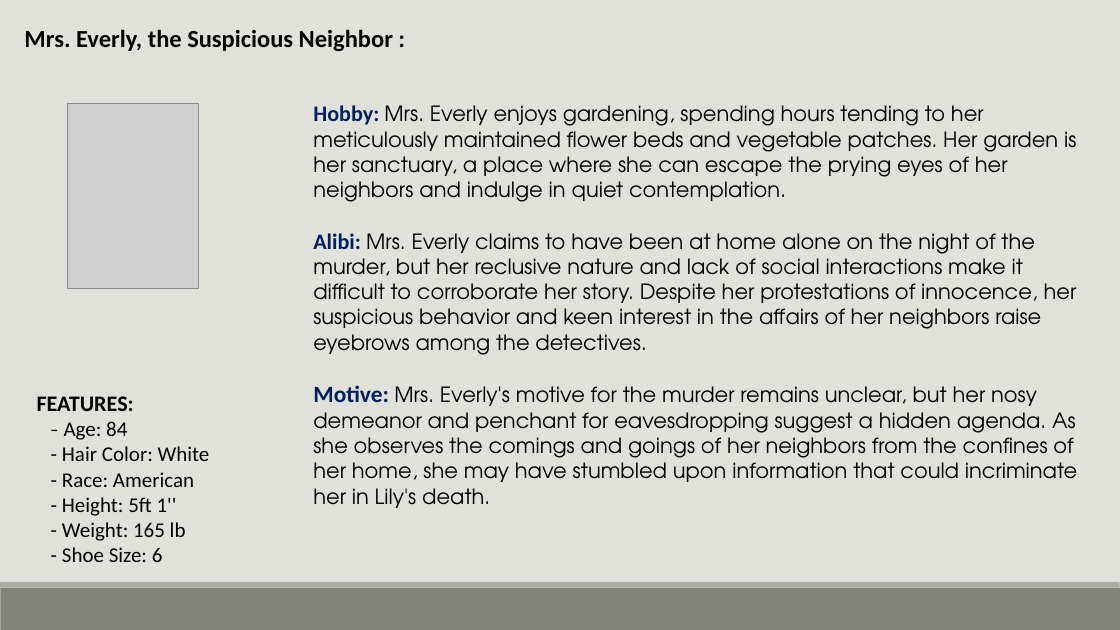
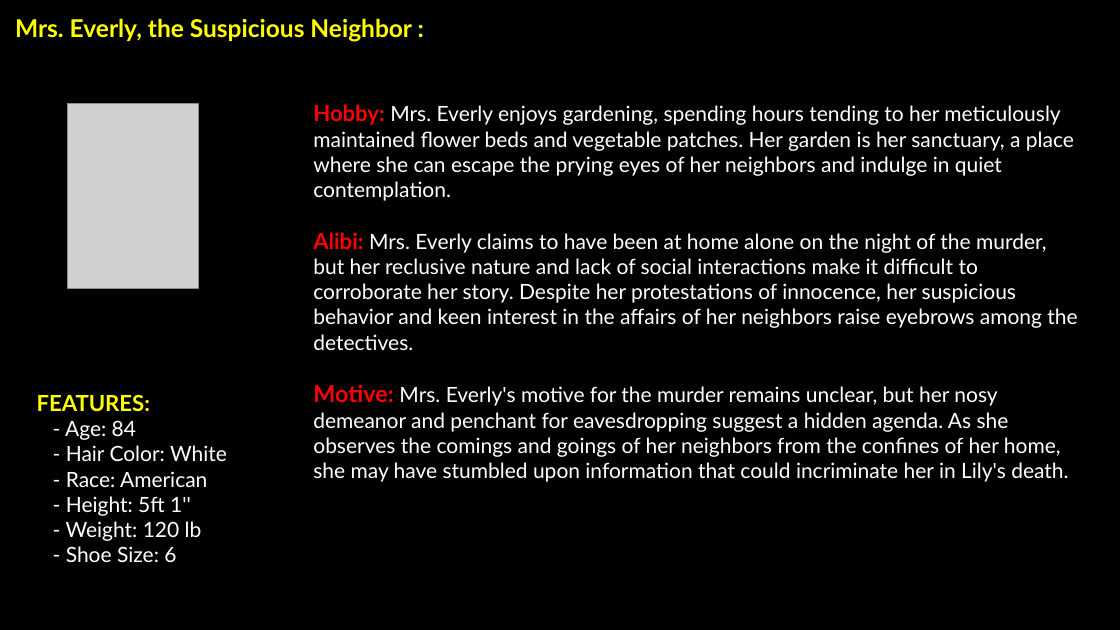
Before and after one commit to 19Naveen/Detective_Coding, a slide deck: slide 6 of Description.pptx (slide 5 before the commit). Drawn at 1120x630 pixels with LibreOffice and Linux fonts; fonts in the diff are those of the drawing; grey boxes stand for pictures; background and template pictures are left out. Boxes give left, top, right and bottom in pixels: in the first picture for what was removed or moved away, otherwise in the second. Text is boxed around its words. In the diff, an @@ line names an element or a change of style, - is before the commit and + after.

Commit message:
Changed the font style and color

```diff
--- a/Description.pptx
+++ b/Description.pptx
@@ background #E1E1DB to picture (left out) @@
@@ text "Mrs. Everly, the Suspicious Neighbor ...": place and size @@
-text "Mrs. Everly, the Suspicious Neighbor ..." at [24, 29, 393, 51]
+text "Mrs. Everly, the Suspicious Neighbor ..." at [15, 18, 412, 42]
@@ text "Mrs. Everly, the Suspicious Neighbor ..." at [15, 18, 412, 42]: font Calibri to Lato, text colour #000000 to #FFFF00 @@
@@ text "Hobby: Mrs. Everly enjoys gardening, ..." at [313, 104, 1077, 482]: font Calibri to Lato, text colour #002060 to #FF0000 in "Hobby:", "Alibi:", "Motive:"; font TeX Gyre Adventor to Lato, text colour #000000 to #FFFFFF @@
@@ text at [37, 394, 227, 562]: font Calibri to Lato in "FEATURES:", "Age: 84", "- Hair Color: White", "- Race: American" and 2 more places; text colour #000000 to #FFFF00 in "FEATURES:"; font TeX Gyre Adventor to Lato in "-"; text colour #000000 to #FFFFFF in "- Age: 84", "- Hair Color: White", "- Race: American", "- Height: 5ft 1''" and 1 more places @@
@@ text at [66, 521, 202, 541]: text changed; font Calibri to Lato; text colour #000000 to #FFFFFF @@
-- Weight: 165 lb
+- Weight: 120 lb
@@ rectangle removed at [0, 588, 1120, 630] @@
@@ rectangle removed at [0, 582, 1120, 588] @@
```
Also in this commit, not shown: 10 other slides changed.
